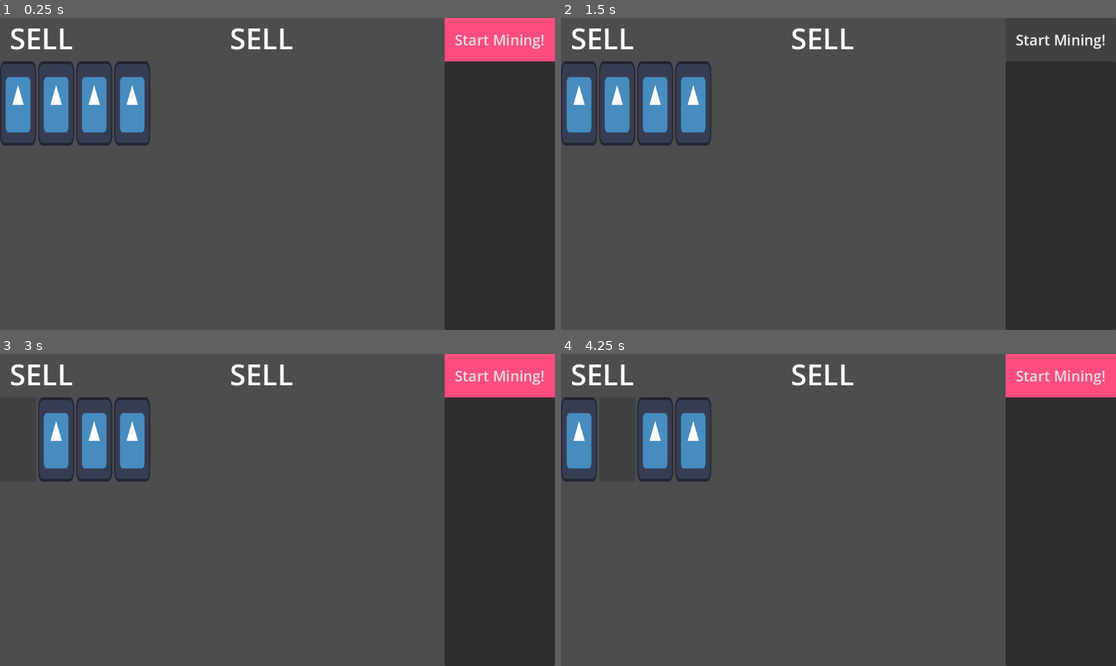
Above: before the commit, frames 1-4 (two rows, left to right).
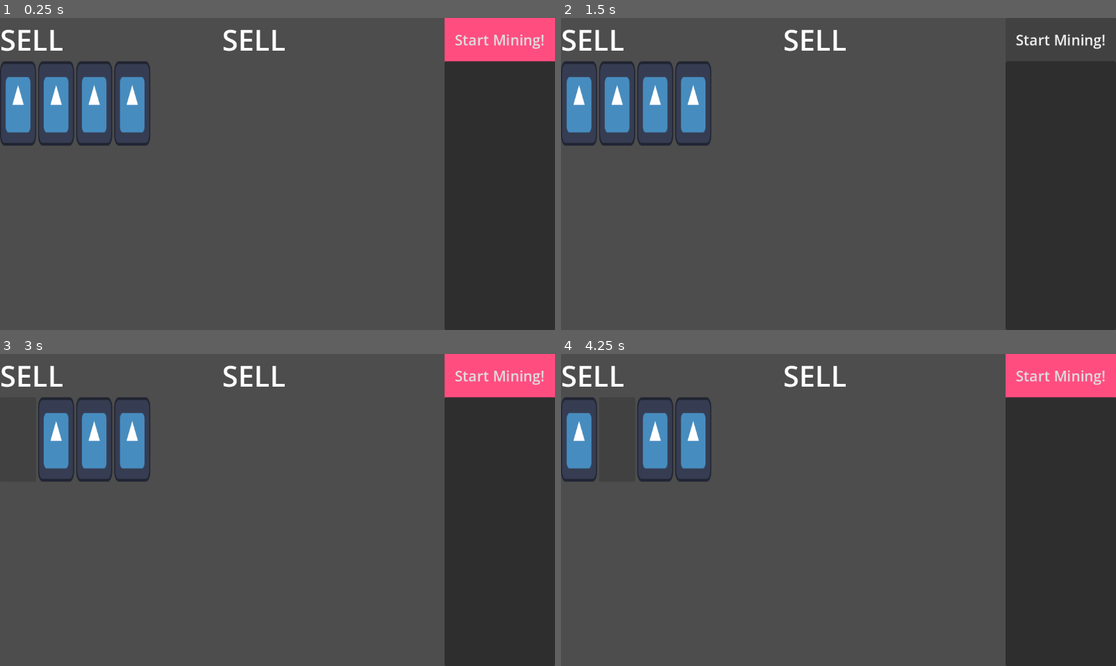
Above: after the commit, the same moments.

Repository: falicov/NDA-game-jam
Game: Godot game, scene res://root_scene.tscn
The game is run twice, just before and just after one commit, with the same random seed, the same clock (stepped at 60 frames per second) and the same inputs. The engine's default icon, where the game draws it, is replaced by a stand-in: a white triangle on a blue panel in a dark square.
Inputs (mouse positions are in pixels of both pictures, inside the frame that each line leads up to):
- Up to frame 1 (0.25 s): no input
- Up to frame 2 (1.5 s): click (1060, 195) at 0.52 s; click "Start Mining!" at 1.25 s
- Up to frame 3 (3 s): click "Start Mining!" at 2 s; click (16, 438) at 2.75 s
- Up to frame 4 (4.25 s): click (616, 438) at 3.5 s

The runs differ from the first frame. In frame 1, 1.0% of the frame differs, in the area x 0-53%, y 3-11%; in frame 2, 1.0%; in frame 3, 1.0%; in frame 4, 1.0%.

Commit message:
and containerified!

Diff:
--- a/screens/buy_sell_screen.tscn
+++ b/screens/buy_sell_screen.tscn
@@ -46,29 +46,29 @@
 size_flags_horizontal = 3
 size_flags_stretch_ratio = 0.5
 
-[node name="SellLabel" type="Label" parent="." unique_id=182146158]
+[node name="HBoxContainer2" type="HBoxContainer" parent="." unique_id=43109664]
 layout_mode = 0
-offset_left = 20.0
-offset_right = 152.0
-offset_bottom = 83.0
+offset_right = 1152.0
+offset_bottom = 90.0
+
+[node name="SellLabel" type="Label" parent="HBoxContainer2" unique_id=397946065]
+layout_mode = 2
+size_flags_horizontal = 3
 theme_override_font_sizes/font_size = 60
 text = "Sell"
 uppercase = true
 
-[node name="BuyLabel" type="Label" parent="." unique_id=1084782570]
-layout_mode = 0
-offset_left = 477.0
-offset_right = 609.0
-offset_bottom = 83.0
+[node name="BuyLabel" type="Label" parent="HBoxContainer2" unique_id=1538776194]
+layout_mode = 2
+size_flags_horizontal = 3
 theme_override_font_sizes/font_size = 60
 text = "Sell"
 uppercase = true
 
-[node name="Button" type="Button" parent="." unique_id=2004102635]
-layout_mode = 0
-offset_left = 923.0
-offset_right = 1152.0
-offset_bottom = 90.0
+[node name="Button" type="Button" parent="HBoxContainer2" unique_id=1054609012]
+layout_mode = 2
+size_flags_horizontal = 3
+size_flags_stretch_ratio = 0.5
 theme_override_font_sizes/font_size = 30
 theme_override_styles/normal = SubResource("StyleBoxFlat_8xrdf")
 text = "Start Mining!"
